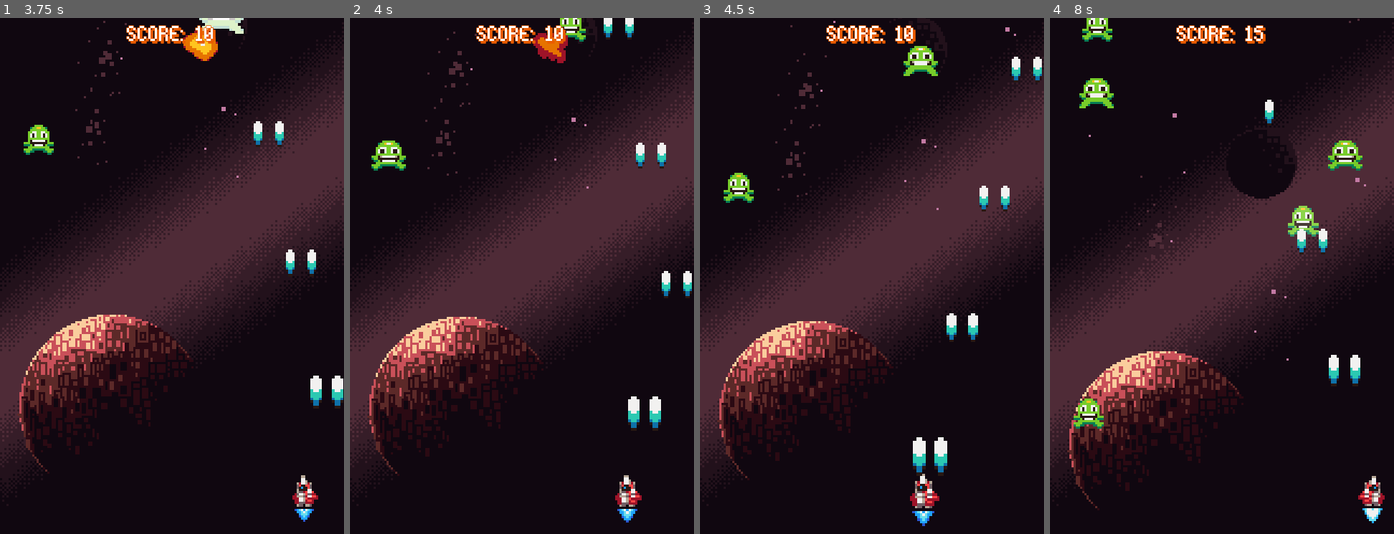
Above: before the commit, frames 1-4 (left to right).
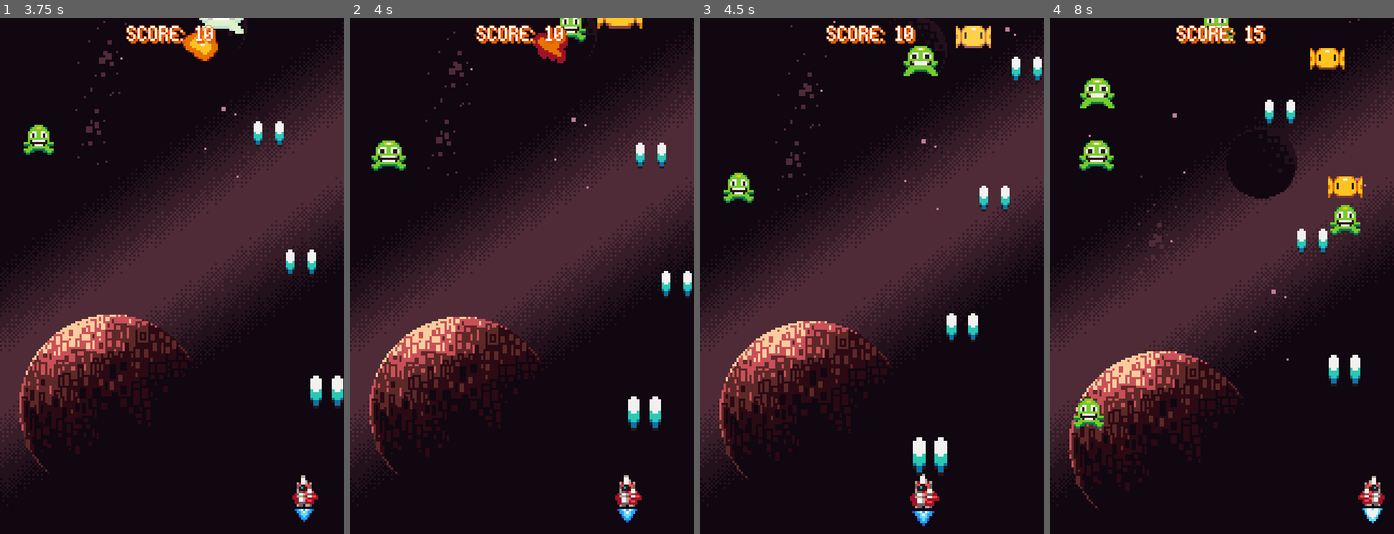
Above: after the commit, the same moments.

Repository: jordan95v/galaxy_defiance
Game: Godot game, scene res://scenes/ui/menu/menu.tscn
Two runs of this game, one before a commit and one after it. Both use one fixed random seed, a clock stepped at 60 frames per second and the inputs below.
Inputs:
- Up to frame 1 (3.75 s): tap Space (space) at 0.5, 1.35, 2.85 s; hold D (bank_right) 0.53-1.28 s; hold Enter (enter) 0.53-1.28 s; hold A (bank_left) 1.28-2.03 s; hold Enter (enter) 2.03-2.78 s; hold D (bank_right) 2.03-3.53 s; hold A (bank_left) from 3.53 s (still down); hold Enter (enter) from 3.53 s (still down)
- Up to frame 2 (4 s): keep holding A (bank_left); keep holding Enter (enter)
- Up to frame 3 (4.5 s): keep holding A (bank_left); release Enter (enter) at 4.28 s; tap Space (space) at 4.35 s
- Up to frame 4 (8 s): hold Enter (enter) 5.03-5.78 s; release A (bank_left) at 5.78 s; hold D (bank_right) from 5.78 s (still down); tap Space (space) at 5.85, 7.35 s; hold Enter (enter) 6.53-7.28 s

Frame 1 is identical in both runs. In frame 2, 0.3% of the frame differs, in the area x 71-85%, y 0-4%; in frame 3, 0.4%; in frame 4, 2.7%, in the area x 8-91%, y 0-43%.

Commit message:
Added a yellow enemy.

Diff:
--- /dev/null
+++ b/scenes/components/bounce_border_component/bounce_border_component.gd
@@ -0,0 +1,14 @@
+extends Node
+
+@export var actor: Node2D
+@export var move_component: MoveComponent
+@export var margin: float = 10
+@onready var right_border: float = get_viewport().get_visible_rect().size.x
+
+
+func _process(_delta: float) -> void:
+	if not actor or not move_component:
+		return
+	var actor_x: float = actor.global_position.x
+	if actor_x <= 0 + margin or actor_x >= right_border - margin:
+		move_component.velocity.x *= -1
--- /dev/null
+++ b/scenes/components/bounce_border_component/bounce_border_component.tscn
@@ -0,0 +1,6 @@
+[gd_scene load_steps=2 format=3 uid="uid://brnaxmyooa7wh"]
+
+[ext_resource type="Script" path="res://scenes/components/bounce_border_component/bounce_border_component.gd" id="1_ersev"]
+
+[node name="BounceBorderComponent" type="Node"]
+script = ExtResource("1_ersev")
--- a/scenes/game_objects/enemies/basic_enemy.tscn
+++ b/scenes/game_objects/enemies/basic_enemy.tscn
@@ -12,6 +12,18 @@
 
 [sub_resource type="Animation" id="Animation_sguyb"]
 resource_name = "RESET"
+tracks/0/type = "value"
+tracks/0/imported = false
+tracks/0/enabled = true
+tracks/0/path = NodePath("AnimatedSprite2D:material:shader_parameter/flash_pourcentage")
+tracks/0/interp = 1
+tracks/0/loop_wrap = true
+tracks/0/keys = {
+"times": PackedFloat32Array(0),
+"transitions": PackedFloat32Array(1),
+"update": 0,
+"values": [0.0]
+}
 
 [sub_resource type="Animation" id="Animation_yipql"]
 resource_name = "flash"
--- /dev/null
+++ b/scenes/game_objects/enemies/yellow_enemy.gd
@@ -0,0 +1,6 @@
+extends BasicEnemy
+
+
+func _ready() -> void:
+	super()
+	move_component.velocity.x = [-10, 10].pick_random()
--- /dev/null
+++ b/scenes/game_objects/enemies/yellow_enemy.tscn
@@ -0,0 +1,66 @@
+[gd_scene load_steps=12 format=3 uid="uid://dhka7myj6255w"]
+
+[ext_resource type="PackedScene" uid="uid://b4k0gmi0kq2da" path="res://scenes/game_objects/enemies/basic_enemy.tscn" id="1_2w1av"]
+[ext_resource type="Script" path="res://scenes/game_objects/enemies/yellow_enemy.gd" id="2_2mm4w"]
+[ext_resource type="Shader" path="res://resources/effects/flash_shader.gdshader" id="2_ylywx"]
+[ext_resource type="PackedScene" uid="uid://brnaxmyooa7wh" path="res://scenes/components/bounce_border_component/bounce_border_component.tscn" id="3_2yylr"]
+[ext_resource type="Texture2D" uid="uid://c0jr1pbmwrp68" path="res://assets/yellow_enemy.png" id="3_aey7k"]
+
+[sub_resource type="ShaderMaterial" id="ShaderMaterial_qurav"]
+resource_local_to_scene = true
+shader = ExtResource("2_ylywx")
+shader_parameter/flash_color = Color(1, 1, 1, 1)
+shader_parameter/flash_pourcentage = 0.0
+
+[sub_resource type="AtlasTexture" id="AtlasTexture_tpo35"]
+atlas = ExtResource("3_aey7k")
+region = Rect2(48, 0, 16, 16)
+
+[sub_resource type="AtlasTexture" id="AtlasTexture_sgbru"]
+atlas = ExtResource("3_aey7k")
+region = Rect2(0, 0, 16, 16)
+
+[sub_resource type="SpriteFrames" id="SpriteFrames_moogu"]
+animations = [{
+"frames": [{
+"duration": 1.0,
+"texture": SubResource("AtlasTexture_tpo35")
+}, {
+"duration": 1.0,
+"texture": SubResource("AtlasTexture_sgbru")
+}],
+"loop": true,
+"name": &"default",
+"speed": 4.0
+}]
+
+[sub_resource type="CircleShape2D" id="CircleShape2D_mr8ms"]
+
+[sub_resource type="CircleShape2D" id="CircleShape2D_2o0tq"]
+radius = 5.0
+
+[node name="YellowEnemy" instance=ExtResource("1_2w1av")]
+script = ExtResource("2_2mm4w")
+points = 10
+
+[node name="MoveComponent" parent="." index="3"]
+velocity = Vector2(0, 20)
+
+[node name="HealthComponent" parent="." index="4"]
+health = 10
+
+[node name="BounceBorderComponent" parent="." index="6" node_paths=PackedStringArray("actor", "move_component") instance=ExtResource("3_2yylr")]
+actor = NodePath("..")
+move_component = NodePath("../MoveComponent")
+
+[node name="AnimatedSprite2D" parent="." index="8"]
+material = SubResource("ShaderMaterial_qurav")
+sprite_frames = SubResource("SpriteFrames_moogu")
+autoplay = "default"
+frame_progress = 0.377092
+
+[node name="CollisionShape2D" type="CollisionShape2D" parent="HurtboxComponent" index="0"]
+shape = SubResource("CircleShape2D_mr8ms")
+
+[node name="CollisionShape2D" type="CollisionShape2D" parent="HitboxComponent" index="0"]
+shape = SubResource("CircleShape2D_2o0tq")
--- a/scenes/managers/enemy_manager/enemy_manager.gd
+++ b/scenes/managers/enemy_manager/enemy_manager.gd
@@ -1,23 +1,26 @@
 class_name EnemyManager
 extends Node
 
-@onready var green_enemy_timer: Timer = $GreenEnemyTimer
 @onready var window_rect: Rect2 = get_viewport().get_visible_rect()
 @onready var spawn_component: SpawnComponent = $SpawnComponent
+@onready var green_enemy_timer: Timer = $GreenEnemyTimer
+@onready var yellow_enemy_timer: Timer = $YellowEnemyTimer
+@export var green_enemy_scene: PackedScene
+@export var yellow_enemy_scene: PackedScene
 @export var margin: float = 10
-@export var green_enemy_scene: PackedScene
 
 
 func _ready() -> void:
 	green_enemy_timer.timeout.connect(spawn_enemy.bind(green_enemy_scene))
+	yellow_enemy_timer.timeout.connect(spawn_enemy.bind(yellow_enemy_scene))
 
 
 func spawn_enemy(scene: PackedScene) -> void:
-	spawn_component.scene = scene
+	var entities: Node2D = get_tree().get_first_node_in_group("entities") as Node2D
+	if not scene or not entities:
+		return
 	var random_x: float = randf_range(
 		window_rect.position.x + margin, window_rect.size.x - margin
 	)
-	var entities: Node2D = get_tree().get_first_node_in_group("entities") as Node2D
-	if not entities:
-		return
+	spawn_component.scene = scene
 	spawn_component.spawn(Vector2(random_x, -margin), entities)
--- a/scenes/managers/enemy_manager/enemy_manager.tscn
+++ b/scenes/managers/enemy_manager/enemy_manager.tscn
@@ -1,14 +1,20 @@
-[gd_scene load_steps=4 format=3 uid="uid://digchsganjtu"]
+[gd_scene load_steps=5 format=3 uid="uid://digchsganjtu"]
 
 [ext_resource type="Script" path="res://scenes/managers/enemy_manager/enemy_manager.gd" id="1_gy5et"]
 [ext_resource type="PackedScene" uid="uid://chfqqnuajer2b" path="res://scenes/components/spawn_component/spawn_component.tscn" id="2_ijtny"]
+[ext_resource type="PackedScene" uid="uid://dhka7myj6255w" path="res://scenes/game_objects/enemies/yellow_enemy.tscn" id="3_kqdb0"]
 [ext_resource type="PackedScene" uid="uid://qpl8dcagwouc" path="res://scenes/game_objects/enemies/green_enemy.tscn" id="3_rcwjl"]
 
 [node name="EnemyManager" type="Node"]
 script = ExtResource("1_gy5et")
 green_enemy_scene = ExtResource("3_rcwjl")
+yellow_enemy_scene = ExtResource("3_kqdb0")
 
 [node name="GreenEnemyTimer" type="Timer" parent="."]
 autostart = true
 
+[node name="YellowEnemyTimer" type="Timer" parent="."]
+wait_time = 3.0
+autostart = true
+
 [node name="SpawnComponent" parent="." instance=ExtResource("2_ijtny")]
Binary file added: assets/yellow_enemy.png
Not shown, added: assets/yellow_enemy.png.import
